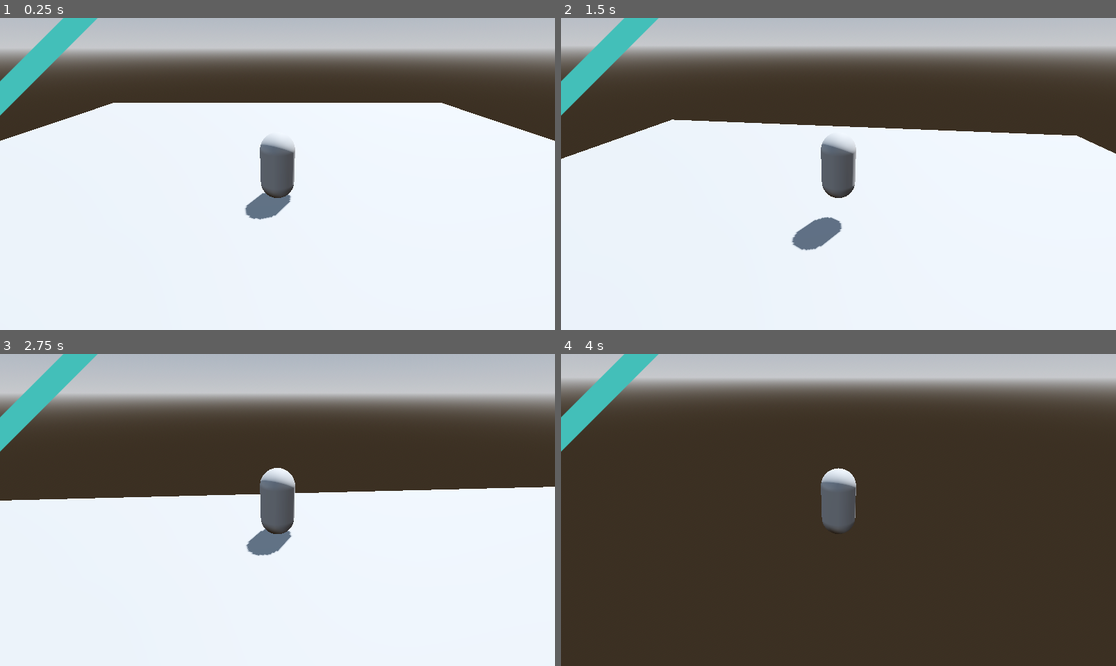
Above: before the commit, frames 1-4 (two rows, left to right).
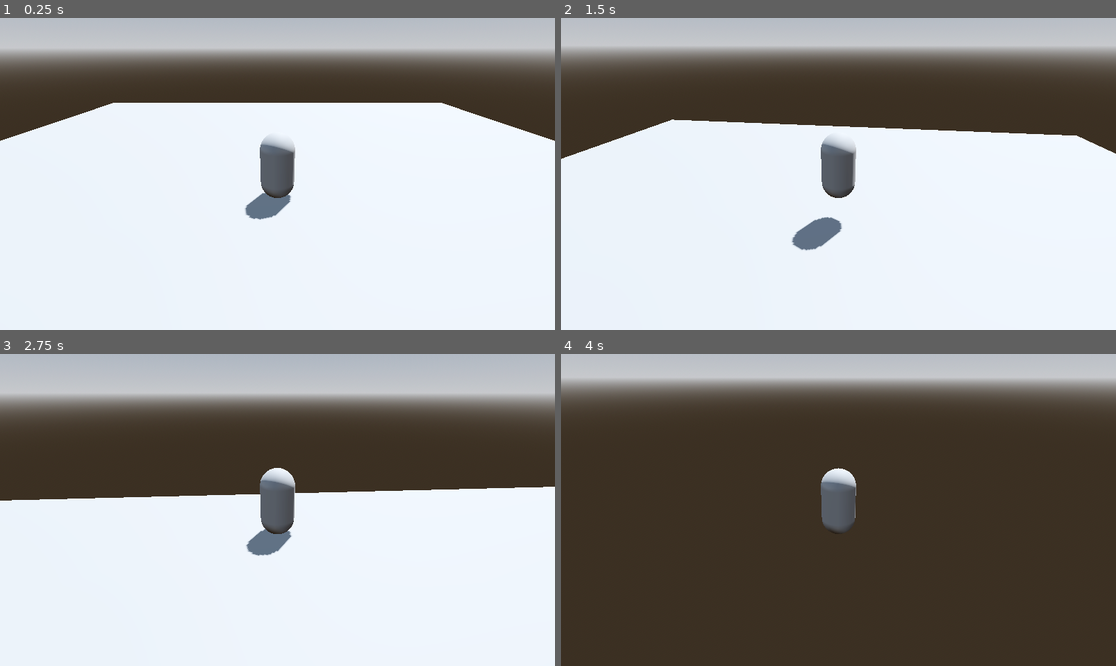
Above: after the commit, the same moments.

Repository: kyle-hessel/godot-narrative-prototype
Game: Godot game, scene res://scenes/main.tscn
Two runs of this game, one before a commit and one after it. Both use one fixed random seed, a clock stepped at 60 frames per second and the inputs below.
Inputs (mouse positions are in pixels of both pictures, inside the frame that each line leads up to):
- Up to frame 1 (0.25 s): no input
- Up to frame 2 (1.5 s): tap Enter at 0.5 s; move the mouse to (866, 174) at 0.52 s; hold 1 (combat_action1) 0.53-1.28 s; hold W (forward) from 0.53 s (still down); tap Space (jump) at 0.77 s; move the mouse to (810, 174) at 1.27 s; tap 2 (combat_action2) at 1.35 s
- Up to frame 3 (2.75 s): keep holding W (forward); tap Space (jump) at 1.52 s; move the mouse to (288, 503) at 2.02 s; hold 3 (combat_action3) from 2.03 s (still down)
- Up to frame 4 (4 s): keep holding W (forward); move the mouse to (832, 516) at 2.77 s; release 3 (combat_action3) at 2.78 s; tap 4 (combat_action4) at 2.85 s; tap Space (jump) at 3.02, 3.77 s; move the mouse to (877, 513) at 3.52 s; tap Shift (sprint) at 3.6 s

The runs differ from the first frame. In frame 1, 1.6% of the frame differs, in the area x 0-18%, y 0-32%; in frame 2, 1.6%; in frame 3, 1.6%; in frame 4, 1.6%.

Commit message:
Small UI tweak.

Diff:
--- a/scenes/player.tscn
+++ b/scenes/player.tscn
@@ -42,13 +42,15 @@
 [node name="CollisionShape3D" type="CollisionShape3D" parent="OverlapArea"]
 shape = SubResource("SphereShape3D_u6bcy")
 
-[node name="Control" type="Control" parent="."]
+[node name="UI" type="Control" parent="."]
 layout_mode = 3
 anchors_preset = 0
 offset_right = 40.0
 offset_bottom = 40.0
 
-[node name="TargetingIcon" type="Sprite2D" parent="Control"]
+[node name="TargetingIcon" type="Sprite2D" parent="UI"]
+visible = false
+scale = Vector2(0.1, 0.1)
 texture = ExtResource("2_3hnpp")
 
 [connection signal="body_entered" from="OverlapArea" to="." method="_on_overlap_area_body_entered"]
